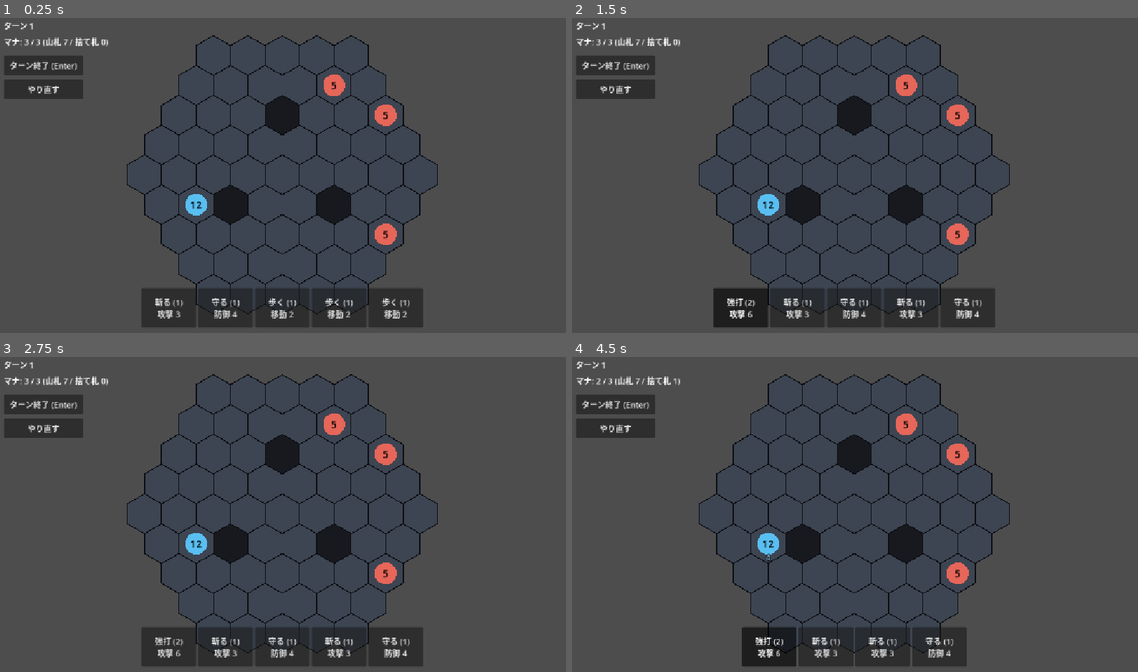
Above: before the commit, frames 1-4 (two rows, left to right).
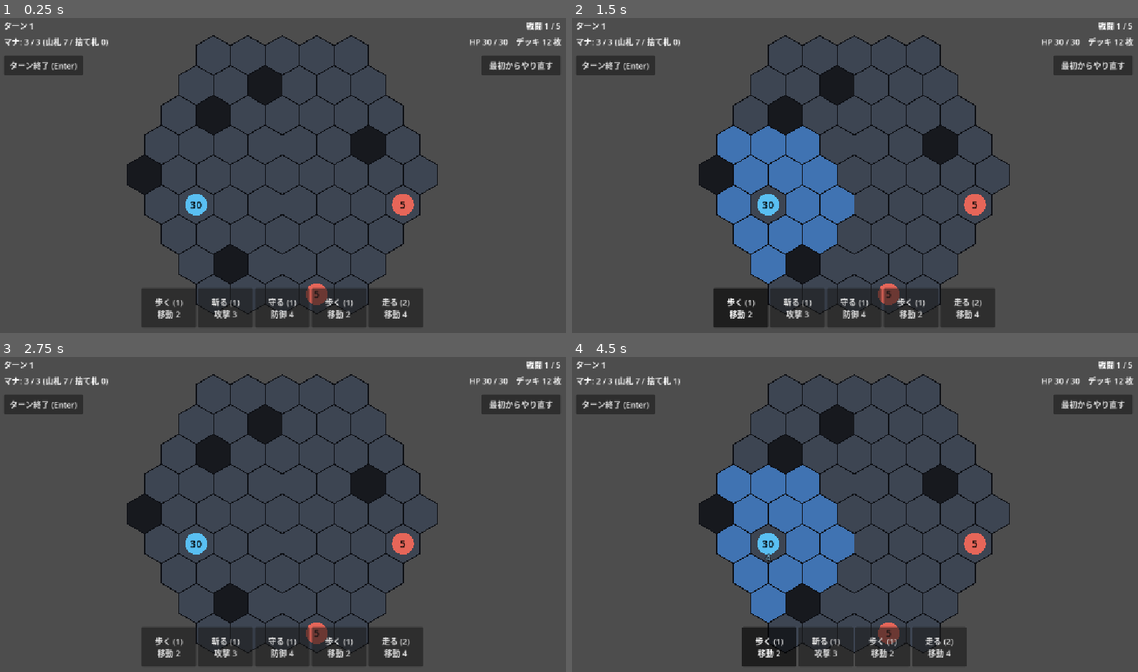
Above: after the commit, the same moments.

Repository: shuhei0916/hex-rogue
Game: Godot game, scene res://scenes/run/run_scene.tscn
Two runs of this game, one before a commit and one after it. Both use one fixed random seed, a clock stepped at 60 frames per second and the inputs below. Before the commit the project starts from res://scenes/battle/battle_scene.tscn.
Inputs (mouse positions are in pixels of both pictures, inside the frame that each line leads up to):
- Up to frame 1 (0.25 s): no input
- Up to frame 2 (1.5 s): click (617, 90) at 0.5 s, where only the run before the commit has a clickable "やり直す"; click (741, 307) at 1.25 s, where only the run after the commit has a clickable "歩く (1) 移動 2"
- Up to frame 3 (2.75 s): click (169, 646) at 2 s, where only the run before the commit has a clickable "強打 (2) 攻撃 6"
- Up to frame 4 (4.5 s): click "斬る (1) 攻撃 3" at 2.75 s; click "守る (1) 防御 4" at 3.5 s; click (770, 646) at 4.25 s, where only the run after the commit has a clickable "歩く (1) 移動 2"

The runs differ from the first frame. In frame 1, 7.6% of the frame differs, in the area x 0-100%, y 1-96%; in frame 2, 14%; in frame 3, 7.5%; in frame 4, 14%.

Commit message:
ラン画面を追加し、戦闘と報酬をくり返して最後まで遊べるようにした
Co-Authored-By: Claude Fable 5.2 <noreply@anthropic.com>

Diff:
--- a/project.godot
+++ b/project.godot
@@ -11,7 +11,7 @@
 [application]
 
 config/name="新しいゲームプロジェクト"
-run/main_scene="res://scenes/battle/battle_scene.tscn"
+run/main_scene="res://scenes/run/run_scene.tscn"
 config/features=PackedStringArray("4.7", "Forward Plus")
 config/icon="res://icon.svg"
 
--- a/scenes/battle/battle_scene.gd
+++ b/scenes/battle/battle_scene.gd
@@ -4,12 +4,14 @@
 
 ## 行動のアニメーションをすべて再生し終えた。
 signal animations_finished
+## 戦闘が決着し、その結果を画面に出し終えた。1戦につき一度だけ知らせる。
+signal battle_finished(outcome: Battle.Outcome)
 
 const HEX_SIZE := 40.0
 ## 1マス歩くのにかける秒数。
 const STEP_TIME := 0.12
 
-## 表示する戦闘の、主人公の手番。起動前に入れておく。入れなければ既定の戦闘を始める。
+## 表示する戦闘の、主人公の手番。シーンツリーに入れる前に必ず入れておく。
 var card_turn: CardTurn
 var battle: Battle
 var selected_card: Card
@@ -21,6 +23,7 @@
 var _animations: Array[Callable] = []
 var _views: Dictionary[Unit, UnitView] = {}
 var _hovered := Vector2i.ZERO
+var _finish_notified := false
 
 @onready var _board: BoardView = $Board
 @onready var _units: Node2D = $Units
@@ -28,30 +31,18 @@
 @onready var _energy_label: Label = $Hud/EnergyLabel
 @onready var _turn_label: Label = $Hud/TurnLabel
 @onready var _intent_label: Label = $Hud/IntentLabel
-@onready var _result_label: Label = $Hud/ResultLabel
 @onready var _end_turn_button: Button = $Hud/EndTurnButton
-@onready var _restart_button: Button = $Hud/RestartButton
 @onready var _hand: HBoxContainer = $Hud/Hand
 
 
-## 動作確認用の固定配置の戦闘を、試作用の初期デッキで始める。
-static func create_default_card_turn() -> CardTurn:
-	var field := Battlefield.hexagon(4)
-	for wall in [Vector2i(1, -2), Vector2i(1, 1), Vector2i(-2, 1)]:
-		field.set_terrain(wall, Battlefield.Terrain.WALL)
-	field.place_unit(Unit.new(Unit.Team.PLAYER, 12, 3), Vector2i(-3, 1))
-	for hex in [Vector2i(3, -3), Vector2i(4, -2), Vector2i(2, 2)]:
-		field.place_unit(Unit.new(Unit.Team.ENEMY, 5, 2), hex)
-	var rng := RandomNumberGenerator.new()
-	rng.randomize()
-	return CardTurn.new(Battle.new(field), Deck.new(CardLibrary.starter_cards(), rng))
-
-
 func _ready() -> void:
+	battle = card_turn.battle
 	_board.hex_size = HEX_SIZE
 	_end_turn_button.pressed.connect(end_turn)
-	_restart_button.pressed.connect(restart)
-	_start(card_turn if card_turn != null else create_default_card_turn())
+	battle.unit_moved.connect(_on_unit_moved)
+	battle.unit_attacked.connect(_on_unit_attacked)
+	battle.unit_died.connect(_on_unit_died)
+	refresh()
 
 
 func _unhandled_input(event: InputEvent) -> void:
@@ -92,7 +83,7 @@
 		return
 	var selectable := card.cost <= card_turn.energy
 	selected_card = card if selectable and selected_card != card else null
-	_refresh()
+	refresh()
 
 
 func end_turn() -> void:
@@ -104,26 +95,9 @@
 	_show_result()
 
 
-## 既定の戦闘を最初から始める。
-func restart() -> void:
-	if is_animating:
-		return
-	_start(create_default_card_turn())
-
-
 ## ユニットの表示を返す。戦場にいなければ null。
 func view_of(unit: Unit) -> UnitView:
 	return _views.get(unit)
-
-
-func _start(p_card_turn: CardTurn) -> void:
-	card_turn = p_card_turn
-	battle = card_turn.battle
-	selected_card = null
-	battle.unit_moved.connect(_on_unit_moved)
-	battle.unit_attacked.connect(_on_unit_attacked)
-	battle.unit_died.connect(_on_unit_died)
-	_refresh()
 
 
 func _on_unit_moved(unit: Unit, path: Array[Vector2i]) -> void:
@@ -146,19 +120,18 @@
 func _show_result() -> void:
 	if not animations_enabled or _animations.is_empty():
 		_animations.clear()
-		_refresh()
+		refresh()
 		return
 	is_animating = true
 	_board.reachable.clear()
 	_refresh_intent()
 	_board.queue_redraw()
 	_refresh_hand(false)
-	for button: Button in [_end_turn_button, _restart_button]:
-		button.disabled = true
+	_end_turn_button.disabled = true
 	while not _animations.is_empty():
 		await _animations.pop_front().call()
 	is_animating = false
-	_refresh()
+	refresh()
 	animations_finished.emit()
 
 
@@ -207,7 +180,8 @@
 	tween.chain().tween_callback(label.queue_free)
 
 
-func _refresh() -> void:
+## 戦闘のいまの状態を画面に反映する。
+func refresh() -> void:
 	_sync_unit_views()
 	var ongoing := battle.outcome() == Battle.Outcome.ONGOING
 	_board.field = battle.field
@@ -223,9 +197,9 @@
 	]
 	_turn_label.text = "ターン %d" % battle.turn
 	_end_turn_button.disabled = not ongoing
-	_restart_button.disabled = false
-	_result_label.visible = not ongoing
-	_result_label.text = "勝利" if battle.outcome() == Battle.Outcome.VICTORY else "敗北"
+	if not ongoing and not _finish_notified:
+		_finish_notified = true
+		battle_finished.emit(battle.outcome())
 
 
 ## マウスを乗せている敵の、攻撃されうるマスと次の手番の予定を盤面と文に出す。
--- a/scenes/battle/battle_scene.tscn
+++ b/scenes/battle/battle_scene.tscn
@@ -37,19 +37,11 @@
 focus_mode = 0
 text = "ターン終了 (Enter)"
 
-[node name="RestartButton" type="Button" parent="Hud"]
-offset_left = 16.0
-offset_top = 132.0
-offset_right = 176.0
-offset_bottom = 172.0
-focus_mode = 0
-text = "やり直す"
-
 [node name="IntentLabel" type="Label" parent="Hud"]
 offset_left = 16.0
-offset_top = 184.0
+offset_top = 136.0
 offset_right = 416.0
-offset_bottom = 212.0
+offset_bottom = 164.0
 theme_override_colors/font_color = Color(1, 0.7, 0.2, 1)
 
 [node name="Hand" type="HBoxContainer" parent="Hud"]
@@ -65,15 +57,3 @@
 grow_horizontal = 2
 grow_vertical = 0
 alignment = 1
-
-[node name="ResultLabel" type="Label" parent="Hud"]
-visible = false
-anchors_preset = 5
-anchor_left = 0.5
-anchor_right = 0.5
-offset_left = -200.0
-offset_top = 16.0
-offset_right = 200.0
-offset_bottom = 80.0
-theme_override_font_sizes/font_size = 40
-horizontal_alignment = 1
--- /dev/null
+++ b/scenes/run/run_scene.gd
@@ -0,0 +1,100 @@
+class_name RunScene
+extends Node
+## 1ランを通して表示する。戦闘の画面を戦闘ごとに差し替え、合間に報酬の選択と結果を出す。
+
+const BattleSceneScene := preload("res://scenes/battle/battle_scene.tscn")
+
+## 表示するラン。シーンツリーに入れる前に入れておく。入れなければ新しいランを始める。
+var run: Run
+## いま表示している戦闘の画面。
+var battle_scene: BattleScene
+## false にすると戦闘の行動をアニメーションなしですぐ表示する。
+var animations_enabled := true
+
+@onready var _battle_holder: Node = $BattleHolder
+@onready var _stage_label: Label = $Ui/StageLabel
+@onready var _status_label: Label = $Ui/StatusLabel
+@onready var _new_run_button: Button = $Ui/NewRunButton
+@onready var _reward_panel: Control = $Ui/RewardPanel
+@onready var _reward_choices: HBoxContainer = $Ui/RewardPanel/Box/Choices
+@onready var _skip_button: Button = $Ui/RewardPanel/Box/SkipButton
+@onready var _end_panel: Control = $Ui/EndPanel
+@onready var _end_label: Label = $Ui/EndPanel/Box/EndLabel
+@onready var _restart_button: Button = $Ui/EndPanel/Box/RestartButton
+
+
+func _ready() -> void:
+	_new_run_button.pressed.connect(start_new_run)
+	_restart_button.pressed.connect(start_new_run)
+	_skip_button.pressed.connect(choose_reward.bind(null))
+	if run == null:
+		run = _create_run()
+	_open_battle()
+	_refresh()
+
+
+## いまのランを捨てて、新しいランを最初の戦闘から始める。
+func start_new_run() -> void:
+	run = _create_run()
+	_open_battle()
+	_refresh()
+
+
+## 報酬のカードをデッキに加えて次の戦闘へ進む。null なら何も加えずに進む。
+func choose_reward(card: Card) -> void:
+	run.choose_reward(card)
+	if run.phase == Run.Phase.BATTLE:
+		_open_battle()
+	_refresh()
+
+
+func _create_run() -> Run:
+	var rng := RandomNumberGenerator.new()
+	rng.randomize()
+	return Run.new(rng)
+
+
+## いまの戦闘の画面を、ランの現在の戦闘のものに差し替える。
+func _open_battle() -> void:
+	if battle_scene != null:
+		_battle_holder.remove_child(battle_scene)
+		battle_scene.queue_free()
+	battle_scene = BattleSceneScene.instantiate()
+	battle_scene.card_turn = run.card_turn
+	battle_scene.animations_enabled = animations_enabled
+	battle_scene.battle_finished.connect(_on_battle_finished)
+	battle_scene.animations_finished.connect(_refresh_status)
+	_battle_holder.add_child(battle_scene)
+
+
+func _on_battle_finished(_outcome: Battle.Outcome) -> void:
+	run.finish_battle()
+	_refresh()
+
+
+func _refresh() -> void:
+	_stage_label.text = "戦闘 %d / %d" % [run.stage, Encounter.STAGE_COUNT]
+	_refresh_status()
+	_reward_panel.visible = run.phase == Run.Phase.REWARD
+	_refresh_reward_choices()
+	_end_panel.visible = run.phase == Run.Phase.VICTORY or run.phase == Run.Phase.DEFEAT
+	_end_label.text = "クリア！" if run.phase == Run.Phase.VICTORY else "敗北"
+
+
+func _refresh_status() -> void:
+	_status_label.text = "HP %d / %d　デッキ %d 枚" % [
+		run.player.hp, run.player.max_hp, run.cards.size(),
+	]
+
+
+func _refresh_reward_choices() -> void:
+	for button in _reward_choices.get_children():
+		_reward_choices.remove_child(button)
+		button.queue_free()
+	for card in run.reward_choices:
+		var button := Button.new()
+		button.text = "%s (%d)\n%s" % [card.title, card.cost, card.description()]
+		button.custom_minimum_size = Vector2(140.0, 96.0)
+		button.focus_mode = Control.FOCUS_NONE
+		button.pressed.connect(choose_reward.bind(card))
+		_reward_choices.add_child(button)
--- /dev/null
+++ b/scenes/run/run_scene.tscn
@@ -0,0 +1,111 @@
+[gd_scene load_steps=2 format=3]
+
+[ext_resource type="Script" path="res://scenes/run/run_scene.gd" id="1"]
+
+[node name="RunScene" type="Node"]
+script = ExtResource("1")
+
+[node name="BattleHolder" type="Node" parent="."]
+
+[node name="Ui" type="CanvasLayer" parent="."]
+layer = 2
+
+[node name="StageLabel" type="Label" parent="Ui"]
+anchors_preset = 1
+anchor_left = 1.0
+anchor_right = 1.0
+offset_left = -316.0
+offset_top = 12.0
+offset_right = -16.0
+offset_bottom = 40.0
+grow_horizontal = 0
+horizontal_alignment = 2
+
+[node name="StatusLabel" type="Label" parent="Ui"]
+anchors_preset = 1
+anchor_left = 1.0
+anchor_right = 1.0
+offset_left = -316.0
+offset_top = 44.0
+offset_right = -16.0
+offset_bottom = 72.0
+grow_horizontal = 0
+horizontal_alignment = 2
+
+[node name="NewRunButton" type="Button" parent="Ui"]
+anchors_preset = 1
+anchor_left = 1.0
+anchor_right = 1.0
+offset_left = -176.0
+offset_top = 84.0
+offset_right = -16.0
+offset_bottom = 124.0
+grow_horizontal = 0
+focus_mode = 0
+text = "最初からやり直す"
+
+[node name="RewardPanel" type="PanelContainer" parent="Ui"]
+visible = false
+anchors_preset = 8
+anchor_left = 0.5
+anchor_top = 0.5
+anchor_right = 0.5
+anchor_bottom = 0.5
+offset_left = -260.0
+offset_top = -130.0
+offset_right = 260.0
+offset_bottom = 130.0
+grow_horizontal = 2
+grow_vertical = 2
+
+[node name="Box" type="VBoxContainer" parent="Ui/RewardPanel"]
+layout_mode = 2
+theme_override_constants/separation = 16
+alignment = 1
+
+[node name="Title" type="Label" parent="Ui/RewardPanel/Box"]
+layout_mode = 2
+theme_override_font_sizes/font_size = 24
+text = "勝利！ デッキに加えるカードを選ぶ"
+horizontal_alignment = 1
+
+[node name="Choices" type="HBoxContainer" parent="Ui/RewardPanel/Box"]
+layout_mode = 2
+theme_override_constants/separation = 12
+alignment = 1
+
+[node name="SkipButton" type="Button" parent="Ui/RewardPanel/Box"]
+layout_mode = 2
+size_flags_horizontal = 4
+focus_mode = 0
+text = "加えずに進む"
+
+[node name="EndPanel" type="PanelContainer" parent="Ui"]
+visible = false
+anchors_preset = 8
+anchor_left = 0.5
+anchor_top = 0.5
+anchor_right = 0.5
+anchor_bottom = 0.5
+offset_left = -200.0
+offset_top = -90.0
+offset_right = 200.0
+offset_bottom = 90.0
+grow_horizontal = 2
+grow_vertical = 2
+
+[node name="Box" type="VBoxContainer" parent="Ui/EndPanel"]
+layout_mode = 2
+theme_override_constants/separation = 20
+alignment = 1
+
+[node name="EndLabel" type="Label" parent="Ui/EndPanel/Box"]
+layout_mode = 2
+theme_override_font_sizes/font_size = 40
+horizontal_alignment = 1
+
+[node name="RestartButton" type="Button" parent="Ui/EndPanel/Box"]
+layout_mode = 2
+size_flags_horizontal = 4
+focus_mode = 0
+text = "もう一度"
--- a/test/integration/test_battle_scene.gd
+++ b/test/integration/test_battle_scene.gd
@@ -47,15 +47,6 @@
 	assert_eq(scene.view_of(enemy).position, _pixel(Vector2i(1, 0)))
 
 
-func test_手番を渡さずに起動すると既定の戦闘がカードで始まる():
-	var default_scene: BattleScene = BattleSceneScene.instantiate()
-	add_child_autofree(default_scene)
-
-	assert_not_null(default_scene.card_turn)
-	assert_eq(default_scene.battle.outcome(), Battle.Outcome.ONGOING)
-	assert_gt(default_scene.get_node("Units").get_child_count(), 1)
-
-
 func test_手札の枚数ぶんカードが並ぶ():
 	assert_eq(_hand().get_child_count(), 4)
 
@@ -186,29 +177,54 @@
 	assert_null(scene.view_of(enemy))
 
 
-func test_戦闘中は結果を表示しない():
-	assert_false(scene.get_node("Hud/ResultLabel").visible)
-
-
-func test_勝利すると結果を表示する():
-	enemy.take_damage(3)
-	scene.select_card(attack_card)
-
-	scene.click_hex(Vector2i(1, 0))
-
-	assert_true(scene.get_node("Hud/ResultLabel").visible)
-
-
-func test_やり直しボタンを押すと新しい戦闘が始まる():
-	var old_battle := scene.battle
-
-	scene.get_node("Hud/RestartButton").pressed.emit()
-
-	assert_ne(scene.battle, old_battle)
-	assert_eq(scene.battle.turn, 1)
-	assert_null(scene.view_of(player))
-	assert_eq(scene.get_node("Units").get_child_count(), scene.battle.field.units().size())
-	assert_eq(_hand().get_child_count(), CardTurn.HAND_SIZE)
+func test_戦闘中は決着を知らせない():
+	watch_signals(scene)
+
+	scene.select_card(attack_card)
+	scene.click_hex(Vector2i(1, 0))
+
+	assert_signal_not_emitted(scene, "battle_finished")
+
+
+func test_勝利すると決着を知らせる():
+	watch_signals(scene)
+	enemy.take_damage(3)
+	scene.select_card(attack_card)
+
+	scene.click_hex(Vector2i(1, 0))
+
+	assert_signal_emitted_with_parameters(scene, "battle_finished", [Battle.Outcome.VICTORY])
+
+
+func test_敗北すると決着を知らせる():
+	watch_signals(scene)
+	player.take_damage(9)
+
+	scene.end_turn()
+
+	assert_signal_emitted_with_parameters(scene, "battle_finished", [Battle.Outcome.DEFEAT])
+
+
+func test_決着は一度だけ知らせる():
+	watch_signals(scene)
+	enemy.take_damage(3)
+	scene.select_card(attack_card)
+	scene.click_hex(Vector2i(1, 0))
+
+	scene.refresh()
+
+	assert_signal_emit_count(scene, "battle_finished", 1)
+
+
+func test_決着後は手札のカードとターン終了が押せない():
+	enemy.take_damage(3)
+	scene.select_card(attack_card)
+
+	scene.click_hex(Vector2i(1, 0))
+
+	assert_true(scene.get_node("Hud/EndTurnButton").disabled)
+	for button: Button in _hand().get_children():
+		assert_true(button.disabled)
 
 
 func test_敵にマウスを乗せていなければ攻撃されうるマスも予定も示さない():
--- /dev/null
+++ b/test/integration/test_run_scene.gd
@@ -0,0 +1,137 @@
+extends GutTest
+
+const RunSceneScene := preload("res://scenes/run/run_scene.tscn")
+
+var run: Run
+var scene: RunScene
+
+
+func before_each():
+	var rng := RandomNumberGenerator.new()
+	rng.seed = 1
+	run = Run.new(rng)
+	scene = RunSceneScene.instantiate()
+	scene.run = run
+	scene.animations_enabled = false
+	add_child_autofree(scene)
+
+
+## いまの戦闘の敵をすべて取り除いて、画面に反映する。
+func _win_battle() -> void:
+	var battle := scene.run.card_turn.battle
+	for enemy in battle.enemies():
+		battle.field.remove_unit(enemy)
+	scene.battle_scene.refresh()
+
+
+func _reward_buttons() -> Array[Node]:
+	return scene.get_node("Ui/RewardPanel/Box/Choices").get_children()
+
+
+func test_起動すると最初の戦闘の画面が出る():
+	assert_eq(scene.battle_scene.card_turn, run.card_turn)
+	assert_eq(scene.get_node("BattleHolder").get_child_count(), 1)
+	assert_eq(scene.get_node("Ui/StageLabel").text, "戦闘 1 / 5")
+	assert_false(scene.get_node("Ui/RewardPanel").visible)
+	assert_false(scene.get_node("Ui/EndPanel").visible)
+
+
+func test_ランを渡さずに起動すると新しいランを始める():
+	var fresh: RunScene = RunSceneScene.instantiate()
+	add_child_autofree(fresh)
+
+	assert_not_null(fresh.run)
+	assert_eq(fresh.run.stage, 1)
+	assert_not_null(fresh.battle_scene)
+
+
+func test_戦闘に勝つと報酬の候補が名前と効果つきで並ぶ():
+	_win_battle()
+
+	assert_true(scene.get_node("Ui/RewardPanel").visible)
+	var buttons := _reward_buttons()
+	assert_eq(buttons.size(), 3)
+	var first := run.reward_choices[0]
+	assert_eq(buttons[0].text, "%s (%d)\n%s" % [first.title, first.cost, first.description()])
+
+
+func test_報酬のカードを押すとデッキに加わって次の戦闘の画面になる():
+	_win_battle()
+	var chosen := run.reward_choices[2]
+
+	_reward_buttons()[2].pressed.emit()
+
+	assert_has(run.cards, chosen)
+	assert_eq(run.stage, 2)
+	assert_eq(scene.battle_scene.card_turn, run.card_turn)
+	assert_eq(scene.get_node("BattleHolder").get_child_count(), 1)
+	assert_eq(scene.get_node("Ui/StageLabel").text, "戦闘 2 / 5")
+	assert_false(scene.get_node("Ui/RewardPanel").visible)
+
+
+func test_見送るボタンを押すとカードを加えずに次の戦闘へ進む():
+	_win_battle()
+	var size_before := run.cards.size()
+
+	scene.get_node("Ui/RewardPanel/Box/SkipButton").pressed.emit()
+
+	assert_eq(run.cards.size(), size_before)
+	assert_eq(run.stage, 2)
+	assert_false(scene.get_node("Ui/RewardPanel").visible)
+
+
+func test_2回目の報酬では前回の候補が残らない():
+	_win_battle()
+	scene.get_node("Ui/RewardPanel/Box/SkipButton").pressed.emit()
+
+	_win_battle()
+
+	assert_eq(_reward_buttons().size(), 3)
+
+
+func test_戦闘に負けると敗北を表示する():
+	run.player.take_damage(999)
+
+	scene.battle_scene.refresh()
+
+	assert_true(scene.get_node("Ui/EndPanel").visible)
+	assert_eq(scene.get_node("Ui/EndPanel/Box/EndLabel").text, "敗北")
+
+
+func test_最後の戦闘に勝つとクリアを表示する():
+	for i in range(Encounter.STAGE_COUNT - 1):
+		_win_battle()
+		scene.get_node("Ui/RewardPanel/Box/SkipButton").pressed.emit()
+
+	_win_battle()
+
+	assert_true(scene.get_node("Ui/EndPanel").visible)
+	assert_eq(scene.get_node("Ui/EndPanel/Box/EndLabel").text, "クリア！")
+	assert_false(scene.get_node("Ui/RewardPanel").visible)
+
+
+func test_終了後にもう一度ボタンを押すと新しいランが始まる():
+	run.player.take_damage(999)
+	scene.battle_scene.refresh()
+
+	scene.get_node("Ui/EndPanel/Box/RestartButton").pressed.emit()
+
+	assert_ne(scene.run, run)
+	assert_eq(scene.run.stage, 1)
+	assert_eq(scene.battle_scene.card_turn, scene.run.card_turn)
+	assert_eq(scene.get_node("BattleHolder").get_child_count(), 1)
+	assert_false(scene.get_node("Ui/EndPanel").visible)
+
+
+func test_途中でも最初からボタンで新しいランを始められる():
+	_win_battle()
+
+	scene.get_node("Ui/NewRunButton").pressed.emit()
+
+	assert_ne(scene.run, run)
+	assert_eq(scene.get_node("Ui/StageLabel").text, "戦闘 1 / 5")
+	assert_false(scene.get_node("Ui/RewardPanel").visible)
+
+
+func test_主人公のHPとデッキの枚数を表示する():
+	assert_eq(scene.get_node("Ui/StatusLabel").text, "HP 30 / 30　デッキ 12 枚")
Not shown, added: scenes/run/run_scene.gd.uid
Not shown, added: test/integration/test_run_scene.gd.uid
